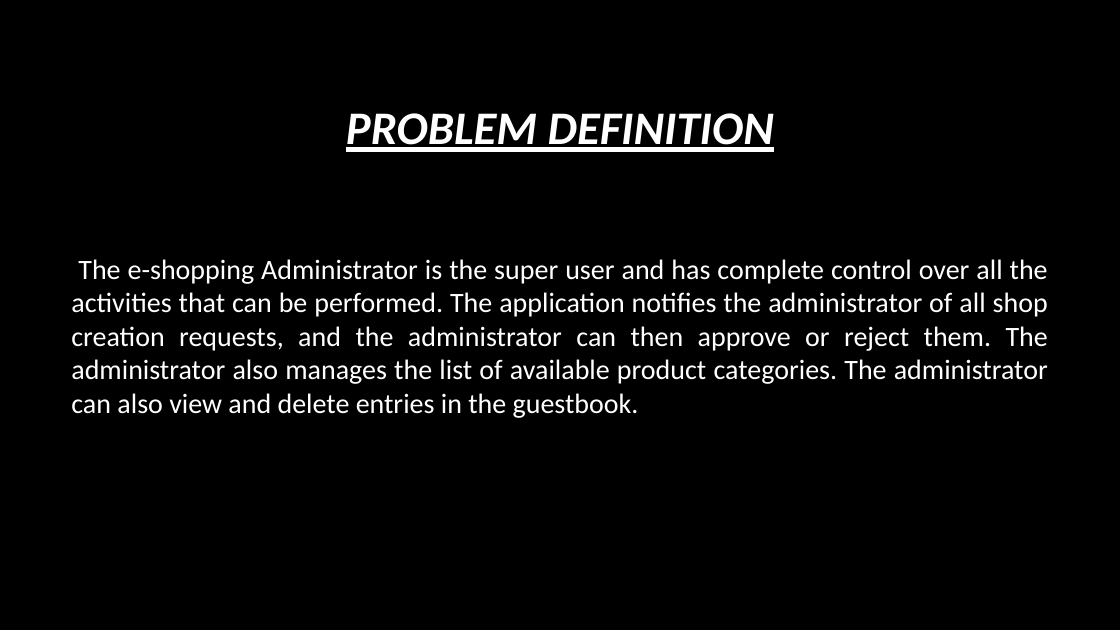
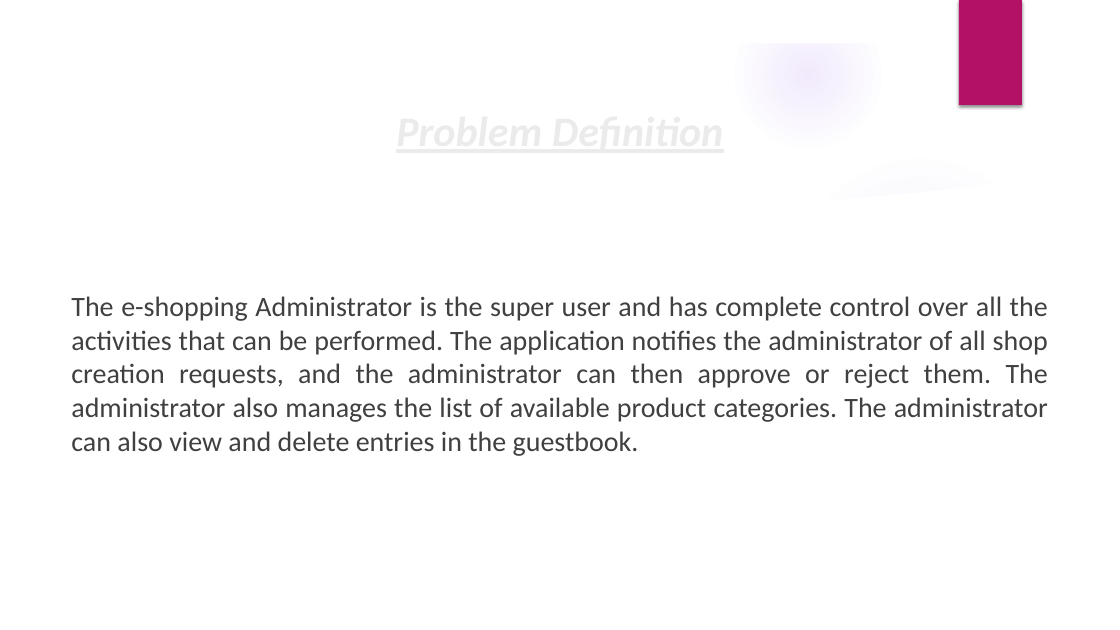
Before and after one commit to lalitgiri/Angular_Practice_Program, a slide deck: slide 15 of Ecommerce-Project/report data/project ppt.pptx (slide 14 before the commit). Drawn at 1120x630 pixels with LibreOffice and Linux fonts; fonts in the diff are those of the drawing; background and template pictures are left out. Boxes give left, top, right and bottom in pixels: in the first picture for what was removed or moved away, otherwise in the second. Text is boxed around its words. In the diff, an @@ line names an element or a change of style, - is before the commit and + after.

```diff
--- a/Ecommerce-Project/report data/project ppt.pptx
+++ b/Ecommerce-Project/report data/project ppt.pptx
@@ background #000000 to picture (left out) @@
@@ group added at (0,0,1120,630): 5 ellipses, 3 freeform shapes @@
@@ rectangle added at (959,0,1022,105), fill #B31166 @@
@@ title at (346,113,774,152): text changed; size 40 to 36 pt; text colour #FFFFFF to #EBEBEB @@
-PROBLEM DEFINITION
+Problem Definition
@@ text "The e-shopping Administrator is the ...": place and size @@
-text "The e-shopping Administrator is the ..." at (71,259,1048,418)
+text "The e-shopping Administrator is the ..." at (71,296,1048,456)
@@ text "The e-shopping Administrator is the ..." at (71,296,1048,456): text colour #FFFFFF to #404040 @@
```
Also in this commit, not shown: 37 other slides changed, 3 slides added, 1 slide removed, 2 other files.
